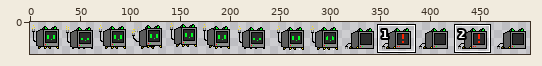
Sprite sheet, stored at src/assets/sprite.png. Above, an overview of the earlier version with the close-up marked.
Close-up. Before:
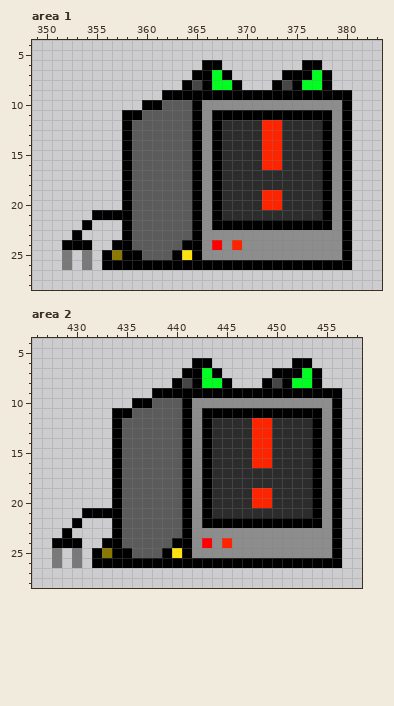
The file is 512x32 pixels. Pixels under 10% opacity are left out. Colours within 5 levels of each other are drawn and written as one. Shown: area 1: x 349..383, y 4..28; area 2: x 426..458, y 4..28. The wide view leaves out empty margins. The commit also changed other parts of the picture, which this record leaves out.
The same view after the edit:
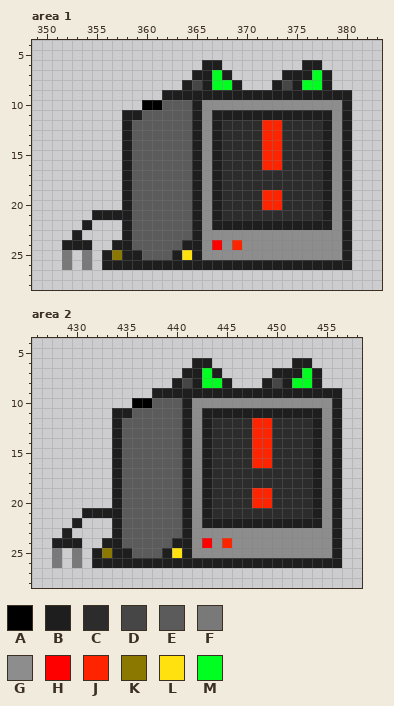
Palette (. is transparent): A #000000  B #1e1e1e  C #2c2c2c  D #464646  E #5b5b5b  F #797979  G #8d8d8d  H #ff0000  J #ff2400  K #8a7800  L #ffe10f  M #00ff21
Diff:
Area 1:
y 6: x 366..367 AA -> BB; x 376..377 AA -> BB
y 7: x 365..366 AA -> BB; x 368 A -> B; x 374..376 AAA -> BBB; x 378 A -> B
y 8: x 364 A -> B; x 366 A -> B; x 369 A -> B; x 373 A -> B; x 375 A -> B; x 378 A -> B
y 9: x 362..380 AAAAAAAAAAAAAAAAAAA -> BBBBBBBBBBBBBBBBBBB
y 10: x 365 A -> B; x 380 A -> B
y 11: x 358..359 AA -> BB; x 365 A -> B; x 367..378 AAAAAAAAAAAA -> BBBBBBBBBBBB; x 380 A -> B
y 12..20: x 358 A -> B; x 365 A -> B; x 367 A -> B; x 378 A -> B; x 380 A -> B
y 21: x 355..358 AAAA -> BBBB; x 365 A -> B; x 367 A -> B; x 378 A -> B; x 380 A -> B
y 22: x 354 A -> B; x 358 A -> B; x 365 A -> B; x 367..378 AAAAAAAAAAAA -> BBBBBBBBBBBB; x 380 A -> B
y 23: x 353 A -> B; x 358 A -> B; x 365 A -> B; x 380 A -> B
y 24: x 352..354 AAA -> BBB; x 357..358 AA -> BB; x 364..365 AA -> BB; x 380 A -> B
y 25: x 356 A -> B; x 358..359 AA -> BB; x 363 A -> B; x 365 A -> B; x 380 A -> B
y 26: x 356..380 AAAAAAAAAAAAAAAAAAAAAAAAA -> BBBBBBBBBBBBBBBBBBBBBBBBB
Area 2:
y 6: x 442..443 AA -> BB; x 452..453 AA -> BB
y 7: x 441..442 AA -> BB; x 444 A -> B; x 450..452 AAA -> BBB; x 454 A -> B
y 8: x 440 A -> B; x 442 A -> B; x 445 A -> B; x 449 A -> B; x 451 A -> B; x 454 A -> B
y 9: x 438..456 AAAAAAAAAAAAAAAAAAA -> BBBBBBBBBBBBBBBBBBB
y 10: x 441 A -> B; x 456 A -> B
y 11: x 434..435 AA -> BB; x 441 A -> B; x 443..454 AAAAAAAAAAAA -> BBBBBBBBBBBB; x 456 A -> B
y 12..20: x 434 A -> B; x 441 A -> B; x 443 A -> B; x 454 A -> B; x 456 A -> B
y 21: x 431..434 AAAA -> BBBB; x 441 A -> B; x 443 A -> B; x 454 A -> B; x 456 A -> B
y 22: x 430 A -> B; x 434 A -> B; x 441 A -> B; x 443..454 AAAAAAAAAAAA -> BBBBBBBBBBBB; x 456 A -> B
y 23: x 429 A -> B; x 434 A -> B; x 441 A -> B; x 456 A -> B
y 24: x 428..430 AAA -> BBB; x 433..434 AA -> BB; x 440..441 AA -> BB; x 456 A -> B
y 25: x 432 A -> B; x 434..435 AA -> BB; x 439 A -> B; x 441 A -> B; x 456 A -> B
y 26: x 432..456 AAAAAAAAAAAAAAAAAAAAAAAAA -> BBBBBBBBBBBBBBBBBBBBBBBBB
Changed places in both close-ups, as pixel boxes (x1, y1, x2, y2):
changed: (62, 60, 352, 270)
changed: (52, 358, 342, 568)
